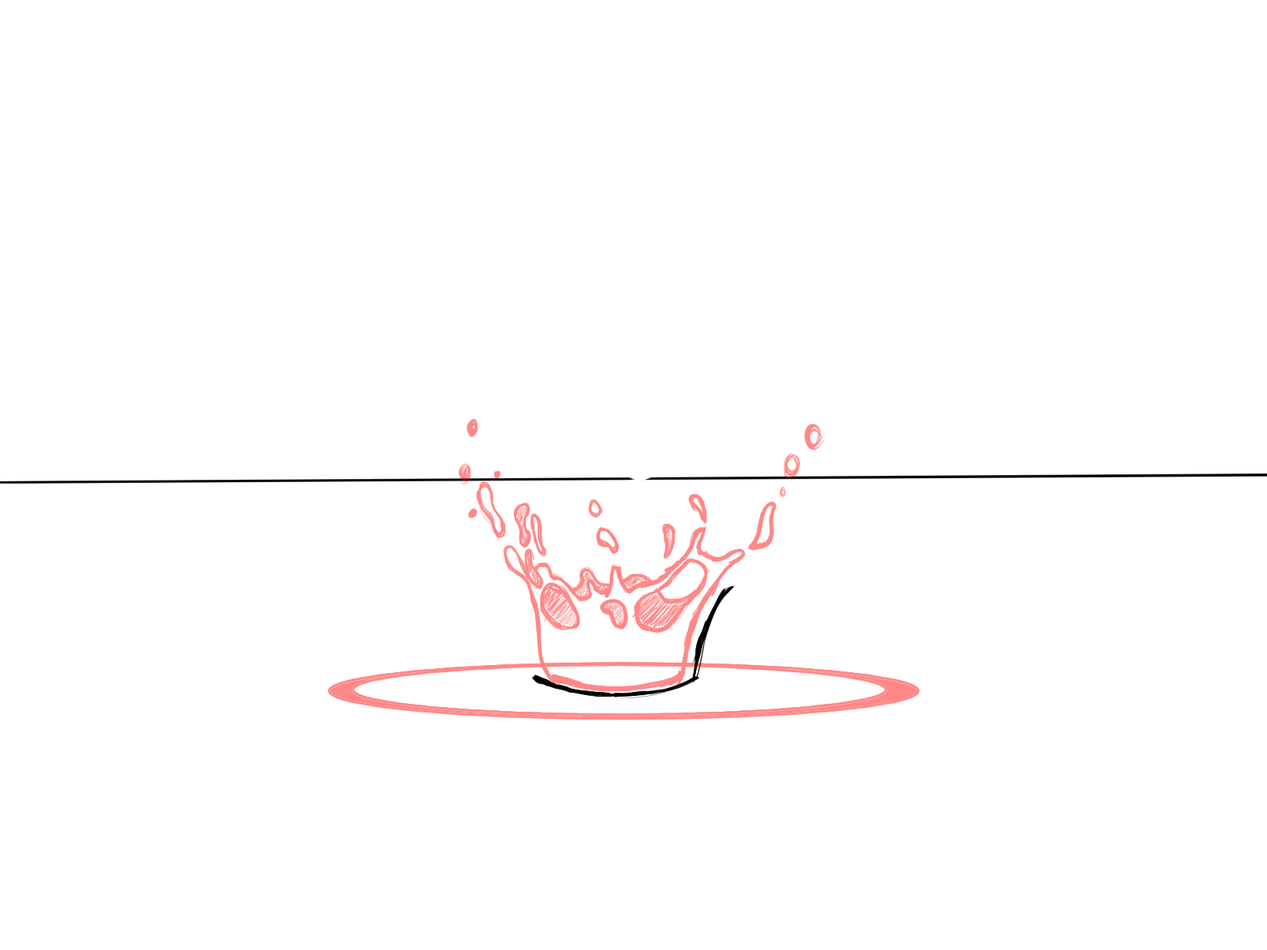
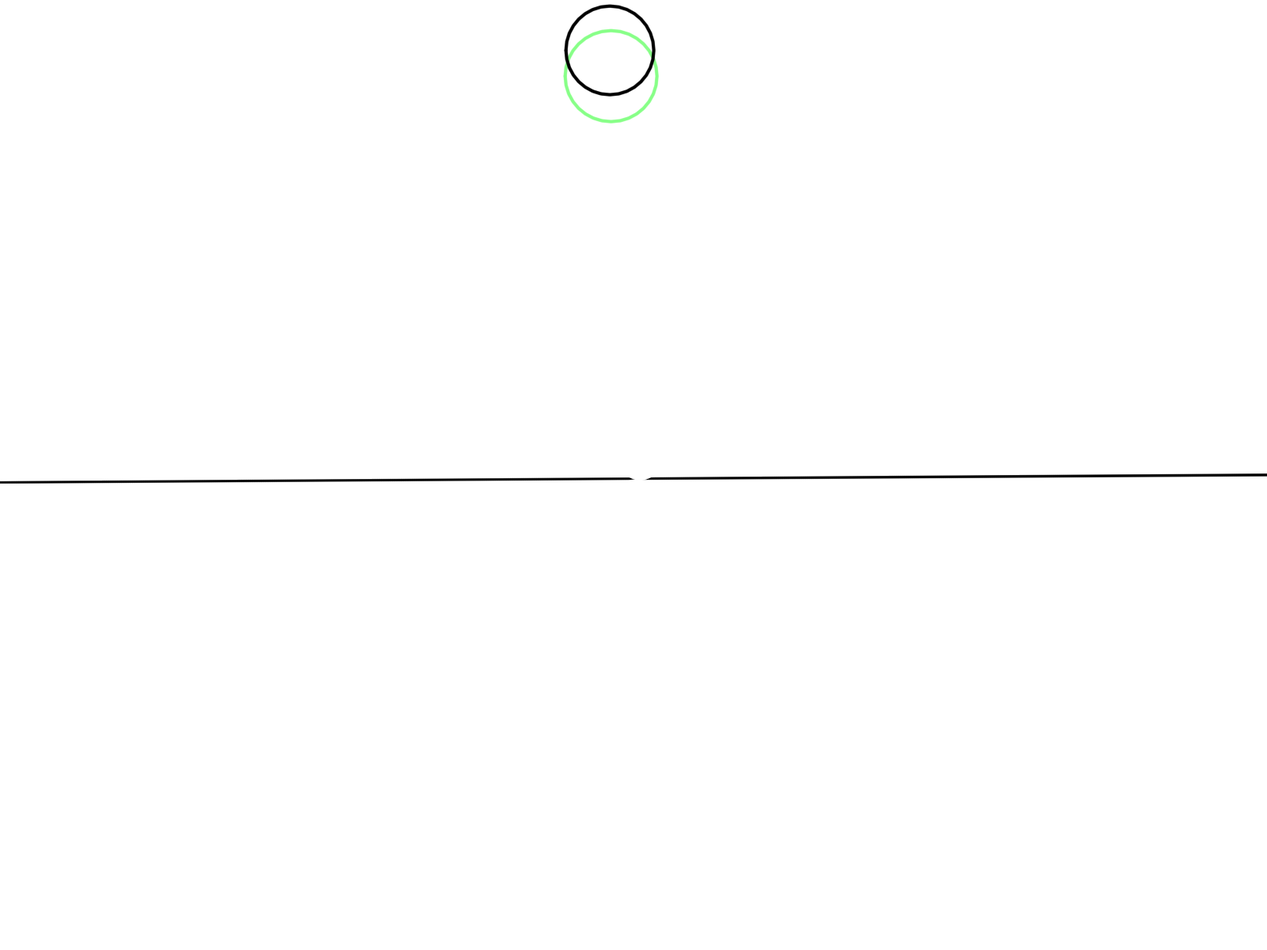
Revision of a layered 1267×950 image; what changed, layer by layer:
painted on "Layer 1" over [327, 3, 920, 721]
painted on "Background" over [327, 3, 920, 721]
